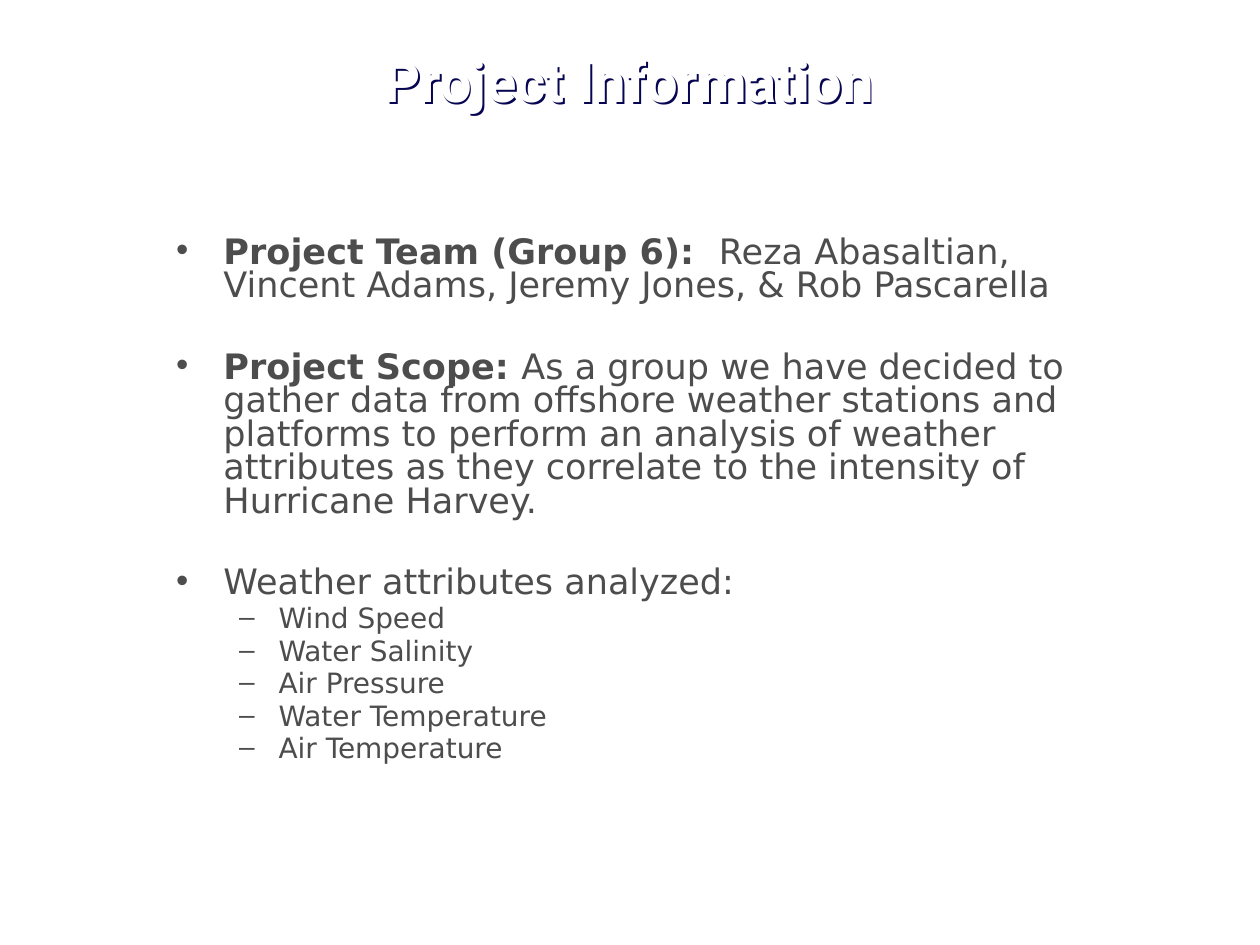
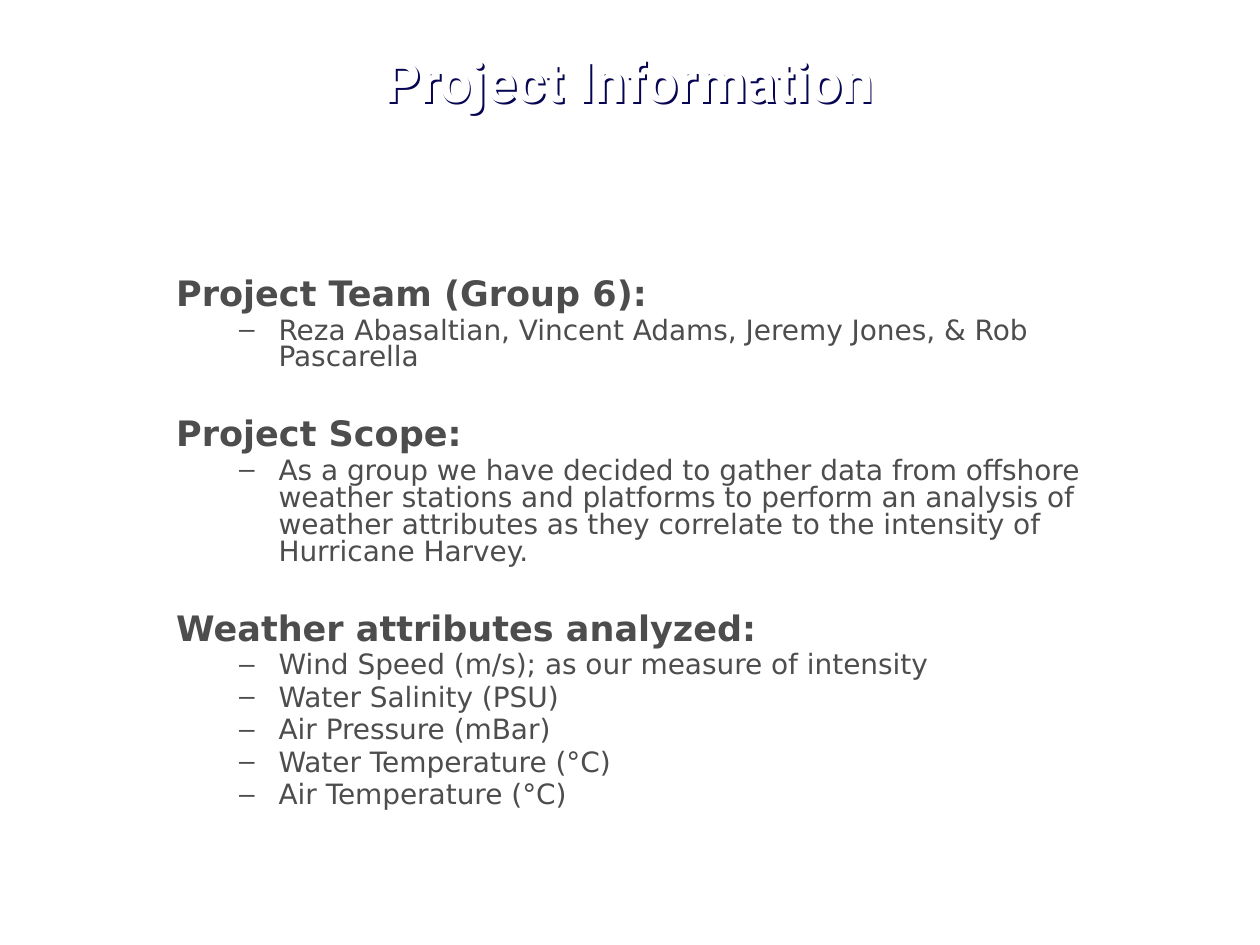
Before and after one commit to j1-aggie/Hurricane_Harvey_Analysis, a slide deck: slide 2 of Final Presentation.pptx. Drawn at 1260x945 pixels with LibreOffice and Linux fonts; fonts in the diff are those of the drawing; background and template pictures are left out. Boxes give left, top, right and bottom in pixels: in the first picture for what was removed or moved away, otherwise in the second. Text is boxed around its words. In the diff, an @@ line names an element or a change of style, - is before the commit and + after.

```diff
--- a/Final Presentation.pptx
+++ b/Final Presentation.pptx
@@ text "Project Team (Group 6):": place and size @@
-text "Project Team (Group 6):" at box(223, 237, 1064, 764)
+text "Project Team (Group 6):" at box(176, 279, 1080, 810)
@@ text at box(176, 279, 1080, 567): text changed; size 20 to 16 pt @@
-• Project Team (Group 6): Reza Abasaltian, Vincent Adams, Jeremy Jones, & Rob Pascarella
-• Project Scope: As a group we have decided to gather data from offshore weather stations and platforms to perform an analysis of weather attributes as they correlate to the intensity of Hurricane Harvey.
+Project Team (Group 6):
+  – Reza Abasaltian, Vincent Adams, Jeremy Jones, & Rob Pascarella
+Project Scope:
+  – As a group we have decided to gather data from offshore weather stations and platforms to perform an analysis of weather attributes as they correlate to the intensity of Hurricane Harvey.
@@ text at box(176, 614, 756, 649): bold on in "Weather attributes analyzed:"; bullet • to none @@
@@ text at box(279, 652, 928, 810): text changed @@
-  – Wind Speed
-  – Water Salinity
-  – Air Pressure
-  – Water Temperature
-  – Air Temperature
+  – Wind Speed (m/s); as our measure of intensity
+  – Water Salinity (PSU)
+  – Air Pressure (mBar)
+  – Water Temperature (°C)
+  – Air Temperature (°C)
```
Also in this commit, not shown: 11 other slides changed, 1 slide added, 2 other files.
